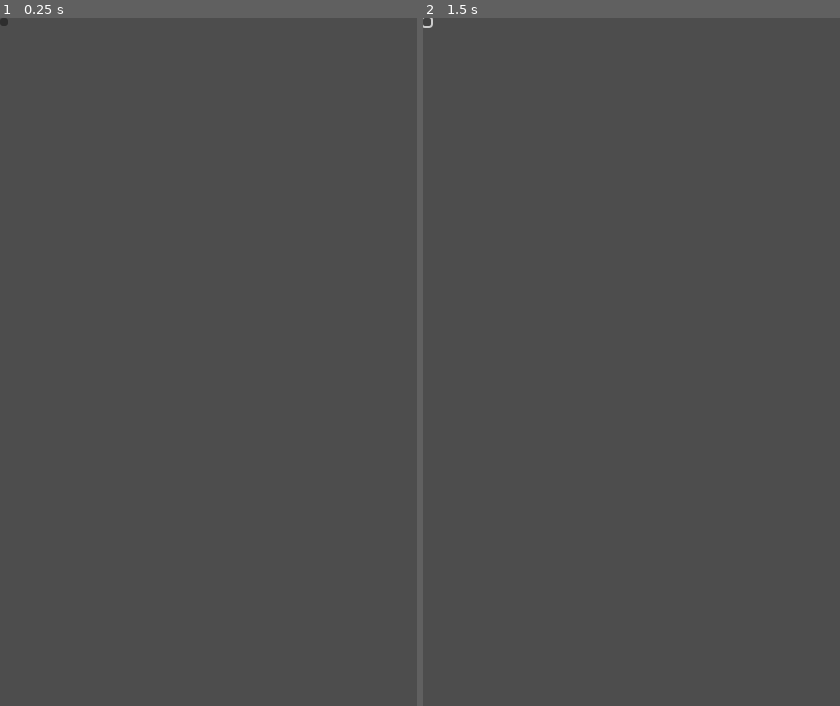
Above: before the commit, frames 1-2 (left to right).
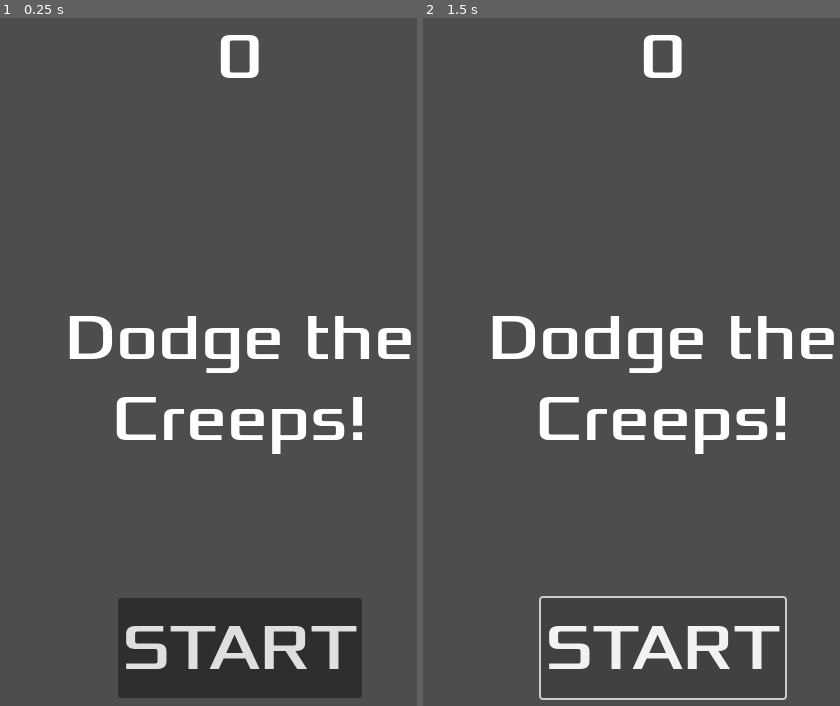
Above: after the commit, the same moments.

Repository: burmesepotato/first-2d-game
Game: Godot game, scene res://hud.tscn
Same seed, same stepped clock (60 frames per second), same inputs: the game is played once before the commit and once after it. This scene is started directly instead of the project's main scene.
Inputs (mouse positions are in pixels of both pictures, inside the frame that each line leads up to; where the layout moved, square brackets give the same spot in the first picture):
- Up to frame 1 (0.25 s): no input
- Up to frame 2 (1.5 s): click (664, 650) [427, 24] at 0.5 s; click (664, 650) [427, 24] at 1.25 s

The runs differ from the first frame. In frame 1, 12% of the frame differs, in the area x 0-99%, y 0-99%; in frame 2, 5.9%.

Commit message:
Implement font, anchor, position for HUD nodes

Diff:
--- a/hud.tscn
+++ b/hud.tscn
@@ -1,17 +1,58 @@
-[gd_scene format=3 uid="uid://5gvpb0pliyx4"]
+[gd_scene load_steps=2 format=3 uid="uid://5gvpb0pliyx4"]
+
+[ext_resource type="FontFile" uid="uid://cg632d0lqqgp6" path="res://fonts/Xolonium-Regular.ttf" id="1_37p78"]
 
 [node name="HUD" type="CanvasLayer"]
 
 [node name="ScoreLabel" type="Label" parent="."]
-offset_right = 40.0
-offset_bottom = 23.0
+anchors_preset = 5
+anchor_left = 0.5
+anchor_right = 0.5
+offset_left = -68.0
+offset_right = 68.0
+offset_bottom = 78.0
+grow_horizontal = 2
+theme_override_fonts/font = ExtResource("1_37p78")
+theme_override_font_sizes/font_size = 64
+text = "0"
+horizontal_alignment = 1
+vertical_alignment = 1
 
 [node name="Message" type="Label" parent="."]
-offset_right = 40.0
-offset_bottom = 23.0
+anchors_preset = 8
+anchor_left = 0.5
+anchor_top = 0.5
+anchor_right = 0.5
+anchor_bottom = 0.5
+offset_left = -240.0
+offset_top = -79.5
+offset_right = 240.0
+offset_bottom = 79.5
+grow_horizontal = 2
+grow_vertical = 2
+theme_override_fonts/font = ExtResource("1_37p78")
+theme_override_font_sizes/font_size = 64
+text = "Dodge the Creeps!"
+horizontal_alignment = 1
+vertical_alignment = 1
+autowrap_mode = 2
 
 [node name="StartButton" type="Button" parent="."]
-offset_right = 8.0
-offset_bottom = 8.0
+anchors_preset = 7
+anchor_left = 0.5
+anchor_top = 1.0
+anchor_right = 0.5
+anchor_bottom = 1.0
+offset_left = -122.0
+offset_top = -140.0
+offset_right = 122.0
+offset_bottom = -40.0
+grow_horizontal = 2
+grow_vertical = 0
+theme_override_fonts/font = ExtResource("1_37p78")
+theme_override_font_sizes/font_size = 64
+text = "START"
 
 [node name="MessageTimer" type="Timer" parent="."]
+wait_time = 2.0
+one_shot = true
